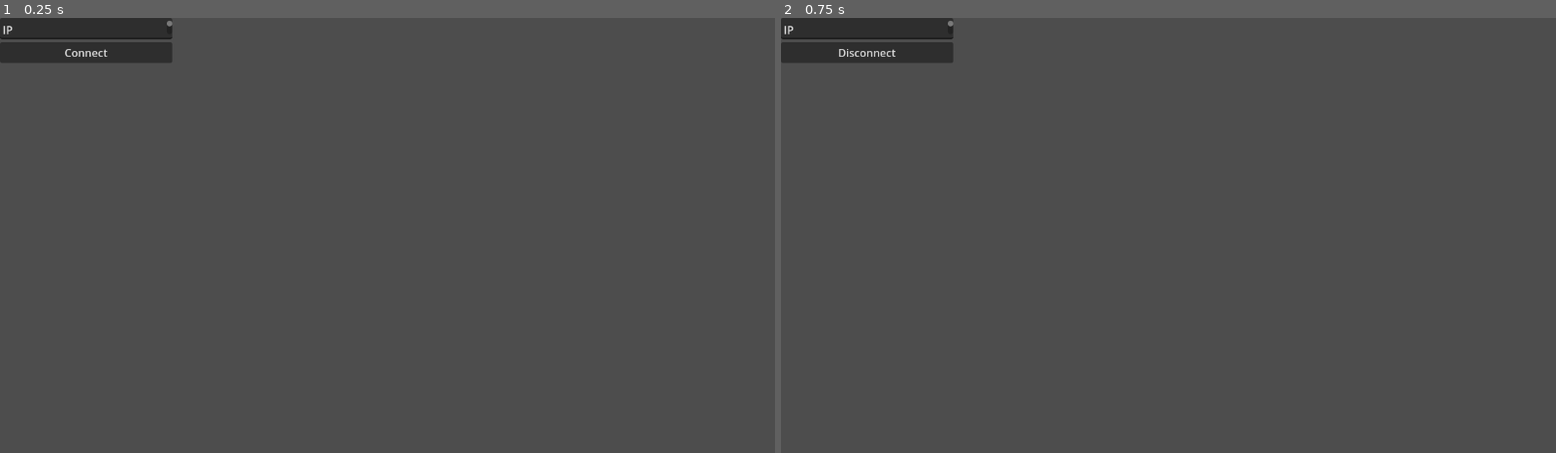
Above: before the commit, frames 1-2 (left to right).
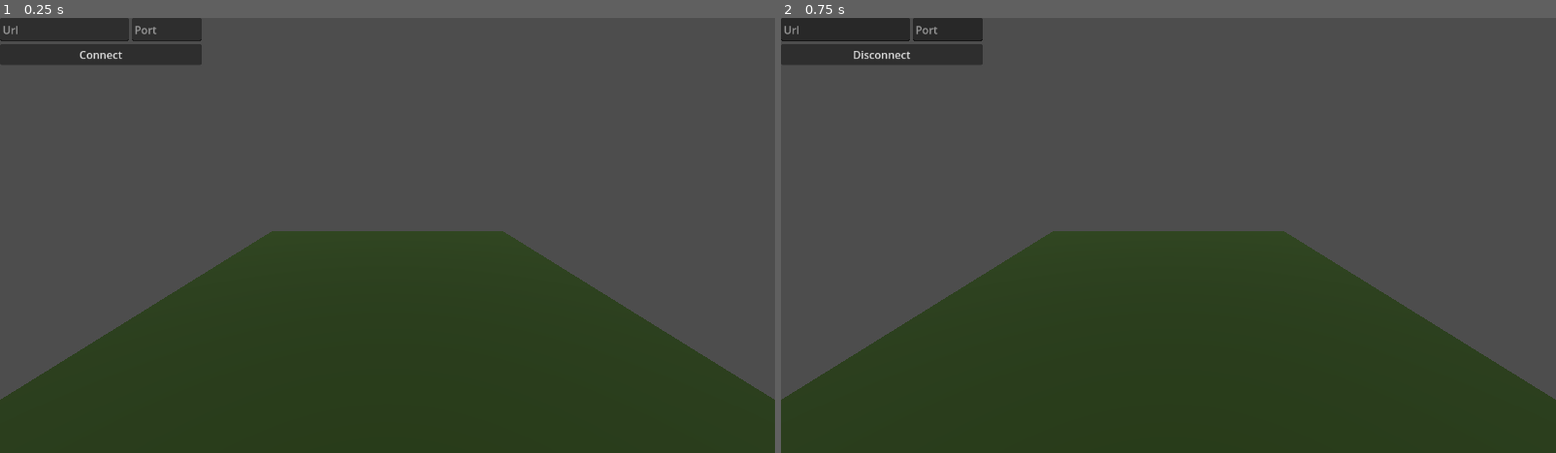
Above: after the commit, the same moments.

Repository: Xaimelee/playflow-quick-start-guide
Game: Godot game, scene res://main.tscn
Two runs of this game, one before a commit and one after it. Both use one fixed random seed, a clock stepped at 60 frames per second and the inputs below. Before the commit the project has no main scene; this scene is started directly in both runs.
Inputs:
- Up to frame 1 (0.25 s): no input
- Up to frame 2 (0.75 s): click "Connect" at 0.5 s

The runs differ from the first frame. In frame 1, 38% of the frame differs, in the area x 0-100%, y 0-100%; in frame 2, 38%.

Commit message:
Full demo done

Diff:
--- a/connection_display.gd
+++ b/connection_display.gd
@@ -1,6 +1,7 @@
 extends Control
 
-@onready var address_input: TextEdit = %AddressInput
+@onready var url_input: TextEdit = %UrlInput
+@onready var port_input: TextEdit = %PortInput
 @onready var connect_button: Button = %ConnectButton
 @onready var disconnect_button: Button = %DisconnectButton
 
@@ -10,7 +11,13 @@
 func _on_connect_button_pressed() -> void:
 	connect_button.visible = false
 	disconnect_button.visible = true
+	url_input.editable = false
+	port_input.editable = false
+	MultiplayerManager.start_client(url_input.text, port_input.text)
 
 func _on_disconnect_button_pressed() -> void:
 	connect_button.visible = true
 	disconnect_button.visible = false
+	url_input.editable = true
+	port_input.editable = true
+	MultiplayerManager.disconnect_from_server()
--- a/main.tscn
+++ b/main.tscn
@@ -1,23 +1,23 @@
-[gd_scene load_steps=4 format=3 uid="uid://cig1frw586y3u"]
+[gd_scene load_steps=6 format=3 uid="uid://cig1frw586y3u"]
 
 [ext_resource type="Material" uid="uid://bcxhir3dowmmt" path="res://mat_ground.tres" id="1_ig7tw"]
 [ext_resource type="Script" uid="uid://b3o3yslcddhx5" path="res://connection_display.gd" id="2_0xm2m"]
+[ext_resource type="Script" uid="uid://bf7l51gpwm82p" path="res://spawner.gd" id="3_h2yge"]
 
 [sub_resource type="PlaneMesh" id="PlaneMesh_7dm0k"]
 size = Vector2(10, 10)
 
+[sub_resource type="ConcavePolygonShape3D" id="ConcavePolygonShape3D_h2yge"]
+data = PackedVector3Array(5, 0, 5, -5, 0, 5, 5, 0, -5, -5, 0, 5, -5, 0, -5, 5, 0, -5)
+
 [node name="Main" type="Node3D"]
-
-[node name="Ground" type="MeshInstance3D" parent="."]
-material_override = ExtResource("1_ig7tw")
-mesh = SubResource("PlaneMesh_7dm0k")
 
 [node name="ConnectionDisplay" type="Control" parent="."]
 custom_minimum_size = Vector2(256, 128)
 layout_mode = 3
 anchors_preset = 0
-offset_right = 40.0
-offset_bottom = 40.0
+offset_right = 256.0
+offset_bottom = 128.0
 script = ExtResource("2_0xm2m")
 
 [node name="VBoxContainer" type="VBoxContainer" parent="ConnectionDisplay"]
@@ -25,16 +25,27 @@
 anchors_preset = 15
 anchor_right = 1.0
 anchor_bottom = 1.0
+offset_right = 44.0
 grow_horizontal = 2
 grow_vertical = 2
 
-[node name="AddressInput" type="TextEdit" parent="ConnectionDisplay/VBoxContainer"]
+[node name="HBoxContainer" type="HBoxContainer" parent="ConnectionDisplay/VBoxContainer"]
+layout_mode = 2
+
+[node name="UrlInput" type="TextEdit" parent="ConnectionDisplay/VBoxContainer/HBoxContainer"]
 unique_name_in_owner = true
-custom_minimum_size = Vector2(0, 32)
+custom_minimum_size = Vector2(192, 32)
 layout_mode = 2
-text = "IP
-"
-placeholder_text = "IP"
+size_flags_horizontal = 3
+placeholder_text = "Url"
+scroll_fit_content_height = true
+
+[node name="PortInput" type="TextEdit" parent="ConnectionDisplay/VBoxContainer/HBoxContainer"]
+unique_name_in_owner = true
+layout_mode = 2
+size_flags_horizontal = 3
+placeholder_text = "Port"
+scroll_fit_content_height = true
 
 [node name="ConnectButton" type="Button" parent="ConnectionDisplay/VBoxContainer"]
 unique_name_in_owner = true
@@ -46,5 +57,27 @@
 layout_mode = 2
 text = "Disconnect"
 
+[node name="Ground" type="MeshInstance3D" parent="."]
+material_override = ExtResource("1_ig7tw")
+mesh = SubResource("PlaneMesh_7dm0k")
+
+[node name="StaticBody3D" type="StaticBody3D" parent="Ground"]
+
+[node name="CollisionShape3D" type="CollisionShape3D" parent="Ground/StaticBody3D"]
+shape = SubResource("ConcavePolygonShape3D_h2yge")
+
+[node name="Players" type="Node3D" parent="."]
+
+[node name="MultiplayerSpawner" type="MultiplayerSpawner" parent="."]
+_spawnable_scenes = PackedStringArray("uid://djb6140cph0dy")
+spawn_path = NodePath("../Players")
+script = ExtResource("3_h2yge")
+
+[node name="Camera3D" type="Camera3D" parent="."]
+transform = Transform3D(1, 0, 0, 0, 0.965926, 0.258819, 0, -0.258819, 0.965926, 0, 3, 7)
+
+[node name="DirectionalLight3D" type="DirectionalLight3D" parent="."]
+transform = Transform3D(1, 0, 0, 0, 0.5, 0.866025, 0, -0.866025, 0.5, 0, 3, 0)
+
 [connection signal="pressed" from="ConnectionDisplay/VBoxContainer/ConnectButton" to="ConnectionDisplay" method="_on_connect_button_pressed"]
 [connection signal="pressed" from="ConnectionDisplay/VBoxContainer/DisconnectButton" to="ConnectionDisplay" method="_on_disconnect_button_pressed"]
--- a/mat_player.tres
+++ /dev/null
@@ -1,4 +0,0 @@
-[gd_resource type="StandardMaterial3D" format=3 uid="uid://bnndns5uo2s1y"]
-
-[resource]
-albedo_color = Color(0, 0.423529, 0.568627, 1)
--- a/multiplayer_manager.gd
+++ b/multiplayer_manager.gd
@@ -1,22 +1,38 @@
 extends Node
 
-#ENetMultiplayerPeer
+# Server port
+const PORT: int = 8080
+
+#Use ENetMultiplayerPeer for non web games
 @onready var peer = WebSocketMultiplayerPeer.new()
 
 func _ready() -> void:
+	# The server should always automatically start
 	if is_server():
-		pass
+		start_server()
 
 func start_server() -> void:
-	var err: Error = peer.create_server(8080)
+	var err: Error = peer.create_server(PORT)
+	if err == 0:
+		multiplayer.multiplayer_peer = peer
+		multiplayer.peer_disconnected.connect(_on_peer_disconnected)
+
+func start_client(url: String, port: String) -> void:
+	#wss:// if web exported or server uses ssl, otherwise you can use ws://, localhost testing should use ws://
+	var err: Error = peer.create_client("wss://" + url + ":" + port)
+	# ENet: var err: Error = peer.create_client("wss://" + ip, int(port))
 	if err == 0:
 		multiplayer.multiplayer_peer = peer
 
-func start_client(address: String) -> void:
-	#wss:// if web exported or server uses ssl, otherwise you can use ws://
-	var err: Error = peer.create_client("wss://" + address)
-	if err == 0:
-		multiplayer.multiplayer_peer = peer
+func disconnect_from_server() -> void:
+	peer.close()
 
 func is_server() -> bool:
 	return OS.has_feature("dedicated_server")
+
+func _on_peer_disconnected(id: int) -> void:
+	var nodes = get_tree().get_nodes_in_group("Player")
+	for node in nodes:
+		if node.get_multiplayer_authority() == id:
+			node.queue_free()
+			break
--- /dev/null
+++ b/player.gd
@@ -0,0 +1,9 @@
+extends Node3D
+
+@export var speed: float = 5.0
+
+func _process(delta: float) -> void:
+	if not is_multiplayer_authority(): return
+	var input_dir: Vector2 = Input.get_vector("move_left", "move_right", "move_forward", "move_backward")
+	var offset: Vector3 = (transform.basis * Vector3(input_dir.x, 0, input_dir.y)).normalized() * speed * delta
+	translate(offset)
--- /dev/null
+++ b/player.tscn
@@ -0,0 +1,28 @@
+[gd_scene load_steps=5 format=3 uid="uid://djb6140cph0dy"]
+
+[ext_resource type="Script" uid="uid://cqdej1ktbm5co" path="res://player.gd" id="1_4flbx"]
+
+[sub_resource type="CapsuleMesh" id="CapsuleMesh_sh265"]
+
+[sub_resource type="CapsuleShape3D" id="CapsuleShape3D_sh265"]
+
+[sub_resource type="SceneReplicationConfig" id="SceneReplicationConfig_sh265"]
+properties/0/path = NodePath(".:position")
+properties/0/spawn = true
+properties/0/replication_mode = 1
+
+[node name="Player" type="Node3D" groups=["Player"]]
+script = ExtResource("1_4flbx")
+
+[node name="MeshInstance3D" type="MeshInstance3D" parent="."]
+transform = Transform3D(1, 0, 0, 0, 1, 0, 0, 0, 1, 0, 1, 0)
+mesh = SubResource("CapsuleMesh_sh265")
+
+[node name="Area3D" type="Area3D" parent="."]
+
+[node name="CollisionShape3D" type="CollisionShape3D" parent="Area3D"]
+transform = Transform3D(1, 0, 0, 0, 1, 0, 0, 0, 1, 0, 1, 0)
+shape = SubResource("CapsuleShape3D_sh265")
+
+[node name="MultiplayerSynchronizer" type="MultiplayerSynchronizer" parent="."]
+replication_config = SubResource("SceneReplicationConfig_sh265")
--- a/project.godot
+++ b/project.godot
@@ -11,6 +11,7 @@
 [application]
 
 config/name="PlayFlow Quick Start Guide"
+run/main_scene="uid://cig1frw586y3u"
 config/features=PackedStringArray("4.4", "GL Compatibility")
 config/icon="res://icon.svg"
 
@@ -18,6 +19,33 @@
 
 MultiplayerManager="*res://multiplayer_manager.tscn"
 
+[global_group]
+
+Player=""
+
+[input]
+
+move_forward={
+"deadzone": 0.2,
+"events": [Object(InputEventKey,"resource_local_to_scene":false,"resource_name":"","device":-1,"window_id":0,"alt_pressed":false,"shift_pressed":false,"ctrl_pressed":false,"meta_pressed":false,"pressed":false,"keycode":0,"physical_keycode":87,"key_label":0,"unicode":119,"location":0,"echo":false,"script":null)
+]
+}
+move_backward={
+"deadzone": 0.2,
+"events": [Object(InputEventKey,"resource_local_to_scene":false,"resource_name":"","device":-1,"window_id":0,"alt_pressed":false,"shift_pressed":false,"ctrl_pressed":false,"meta_pressed":false,"pressed":false,"keycode":0,"physical_keycode":83,"key_label":0,"unicode":115,"location":0,"echo":false,"script":null)
+]
+}
+move_left={
+"deadzone": 0.2,
+"events": [Object(InputEventKey,"resource_local_to_scene":false,"resource_name":"","device":-1,"window_id":0,"alt_pressed":false,"shift_pressed":false,"ctrl_pressed":false,"meta_pressed":false,"pressed":false,"keycode":0,"physical_keycode":65,"key_label":0,"unicode":97,"location":0,"echo":false,"script":null)
+]
+}
+move_right={
+"deadzone": 0.2,
+"events": [Object(InputEventKey,"resource_local_to_scene":false,"resource_name":"","device":-1,"window_id":0,"alt_pressed":false,"shift_pressed":false,"ctrl_pressed":false,"meta_pressed":false,"pressed":false,"keycode":0,"physical_keycode":68,"key_label":0,"unicode":100,"location":0,"echo":false,"script":null)
+]
+}
+
 [rendering]
 
 renderer/rendering_method="gl_compatibility"
--- /dev/null
+++ b/spawner.gd
@@ -0,0 +1,16 @@
+extends MultiplayerSpawner
+
+func _ready() -> void:
+	spawn_function = spawn_player
+	# We only want the server spawning new players
+	if MultiplayerManager.is_server():
+		multiplayer.peer_connected.connect(_on_peer_connected)
+
+func spawn_player(peer_id: int) -> Node:
+	var player: Node = load("uid://djb6140cph0dy").instantiate()
+	# This is not server authoritative
+	player.set_multiplayer_authority(peer_id)
+	return player
+
+func _on_peer_connected(id: int) -> void:
+	spawn(id)
Not shown, added: export_presets.cfg
Not shown, added: player.gd.uid
Not shown, added: spawner.gd.uid
